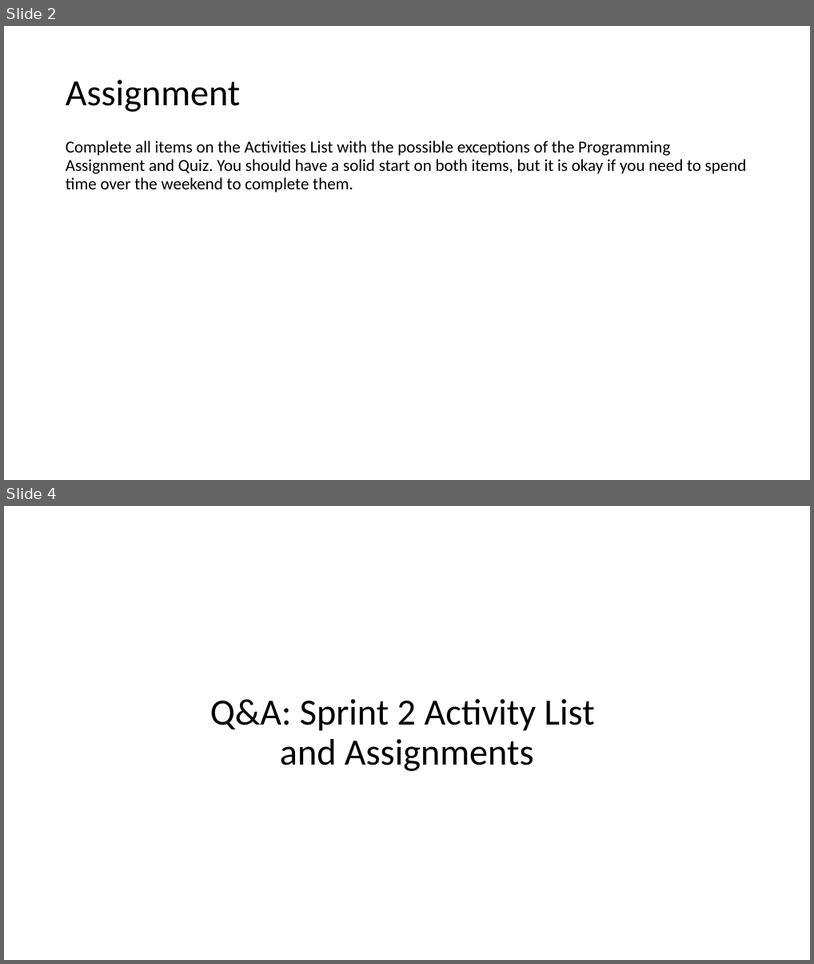
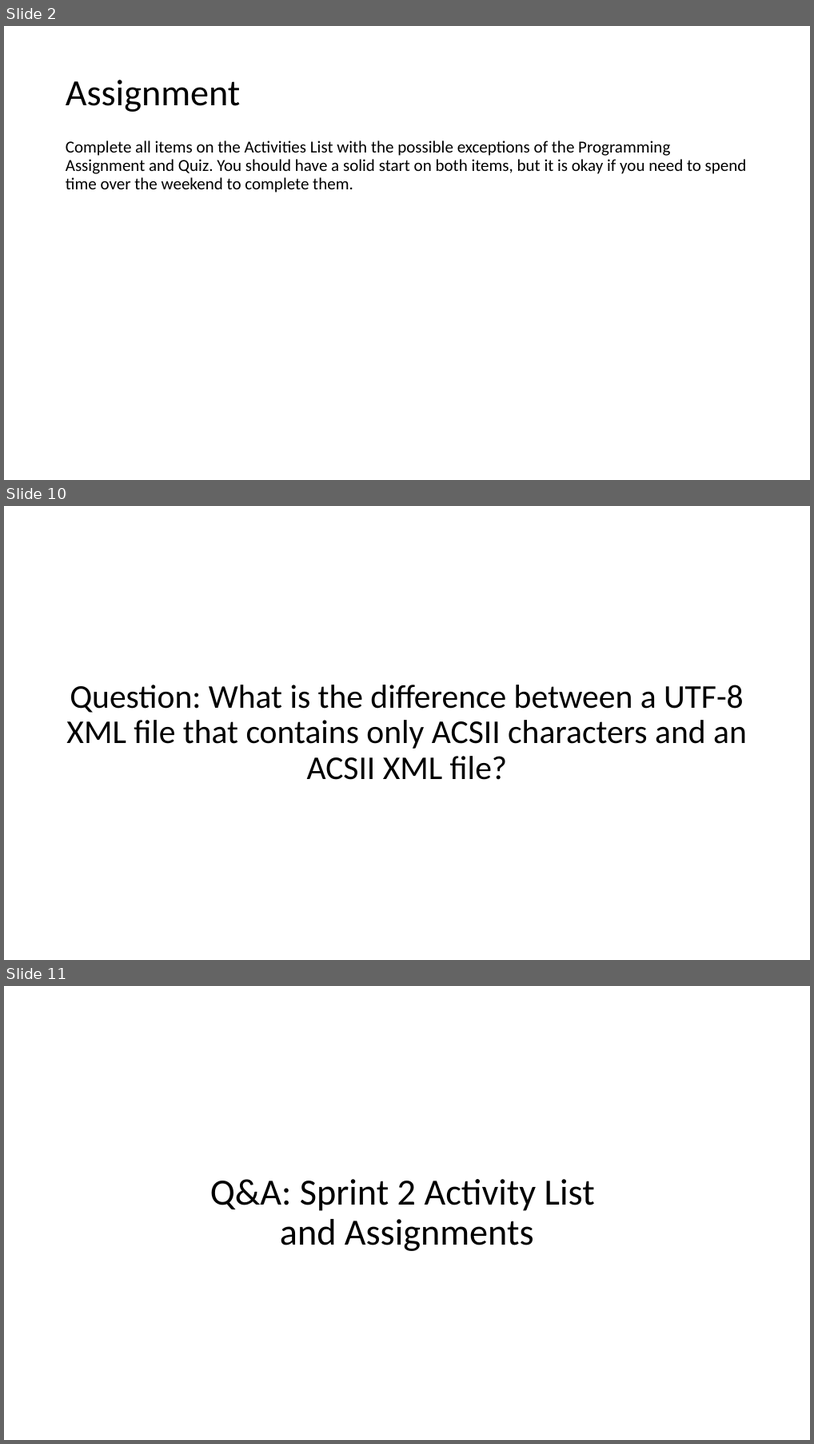
Before and after one commit to EricJPogue/CPSC-24500, a slide deck: lecture-slides/2019-09-18-oop.pptx. Shown one above the other, each under a label of ours: slides 2 and 4 before the commit, slides 2, 10 and 11 after it; the slides between them are not shown. The pictures are 814x964 and 814x1444 pixels, drawn with LibreOffice and Linux fonts; fonts in the diff are those of the drawing. Boxes give left, top, right and bottom in pixels: in the first picture for what was removed or moved away, otherwise in the second. Text is boxed around its words. In the diff, an @@ line names an element or a change of style, - is before the commit and + after.

```diff
--- a/lecture-slides/2019-09-18-oop.pptx
+++ b/lecture-slides/2019-09-18-oop.pptx
@@ slide 10 added at (4, 506, 810, 960), background #FFFFFF @@
@@ title added at (66, 684, 747, 780), 39.6 pt, text #000000 @@
+Question: What is the difference between a UTF-8 XML file that contains only ACSII characters and an ACSII XML file?
@@ what was slide 4 is now slide 11 @@
```
Also in this commit, not shown: 2 slides changed, 7 other slides added, 3 slides removed.
